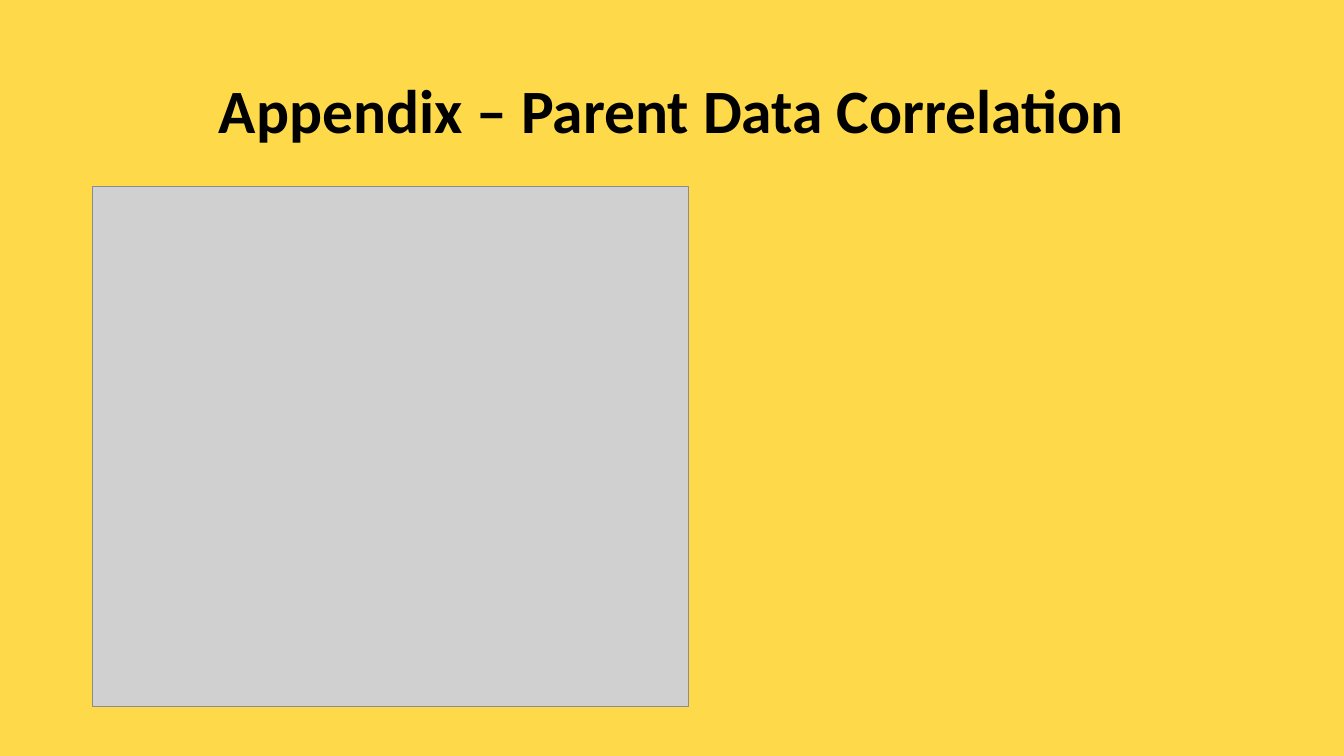
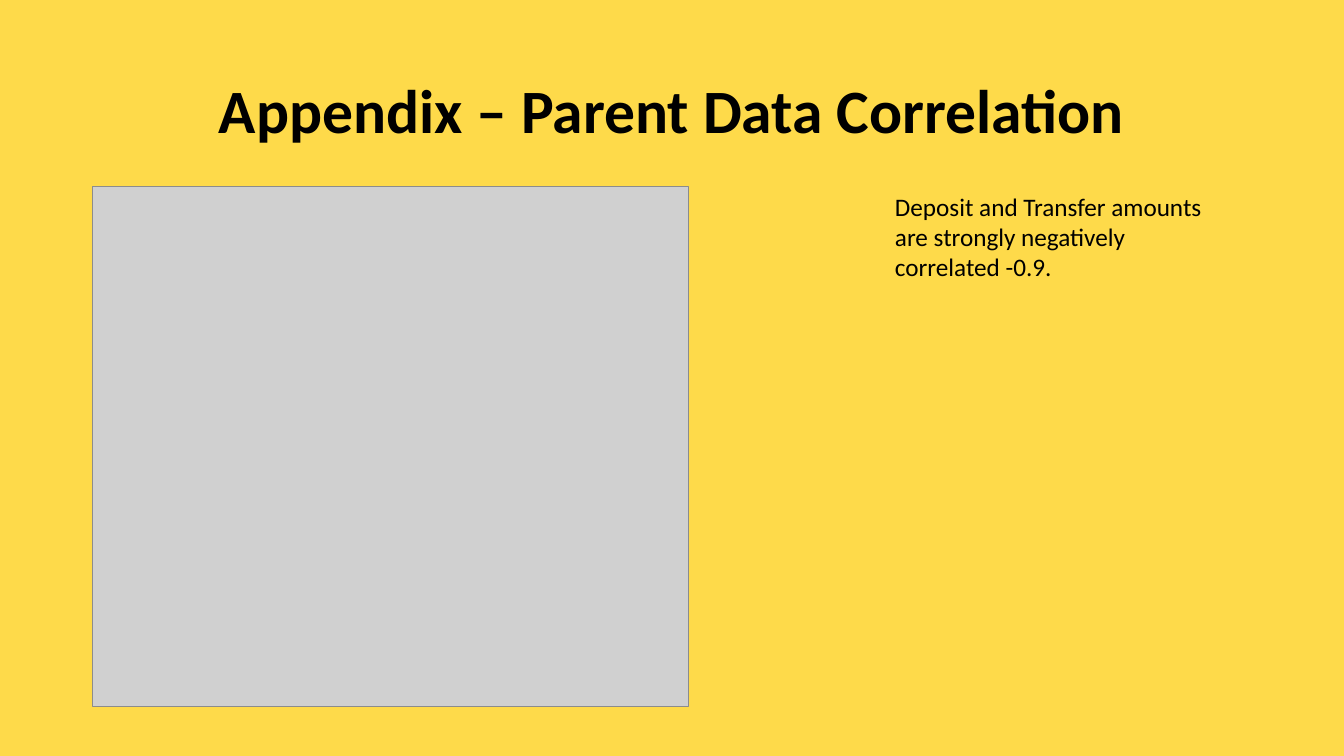
Before and after one commit to edimaudo/interview-questions, a slide deck: slide 6 of RBC/MyDoh_assignment.pptx (slide 7 before the commit). Drawn at 1344x756 pixels with LibreOffice and Linux fonts; fonts in the diff are those of the drawing; grey boxes stand for pictures. Boxes give left, top, right and bottom in pixels: in the first picture for what was removed or moved away, otherwise in the second. Text is boxed around its words. In the diff, an @@ line names an element or a change of style, - is before the commit and + after.

```diff
--- a/RBC/MyDoh_assignment.pptx
+++ b/RBC/MyDoh_assignment.pptx
@@ text added at <box>895,198,1201,277</box>, 18 pt, text #000000 @@
+Deposit and Transfer amounts are strongly negatively correlated -0.9.
```
Also in this commit, not shown: 4 other slides changed, 1 slide removed.
